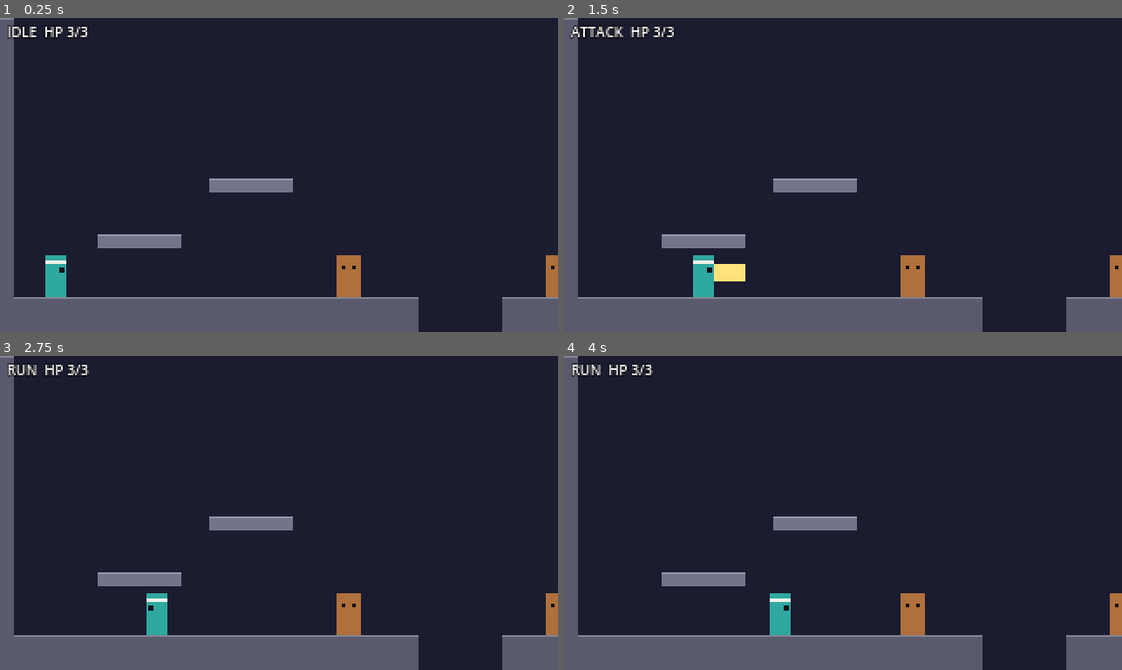
Above: before the commit, frames 1-4 (two rows, left to right).
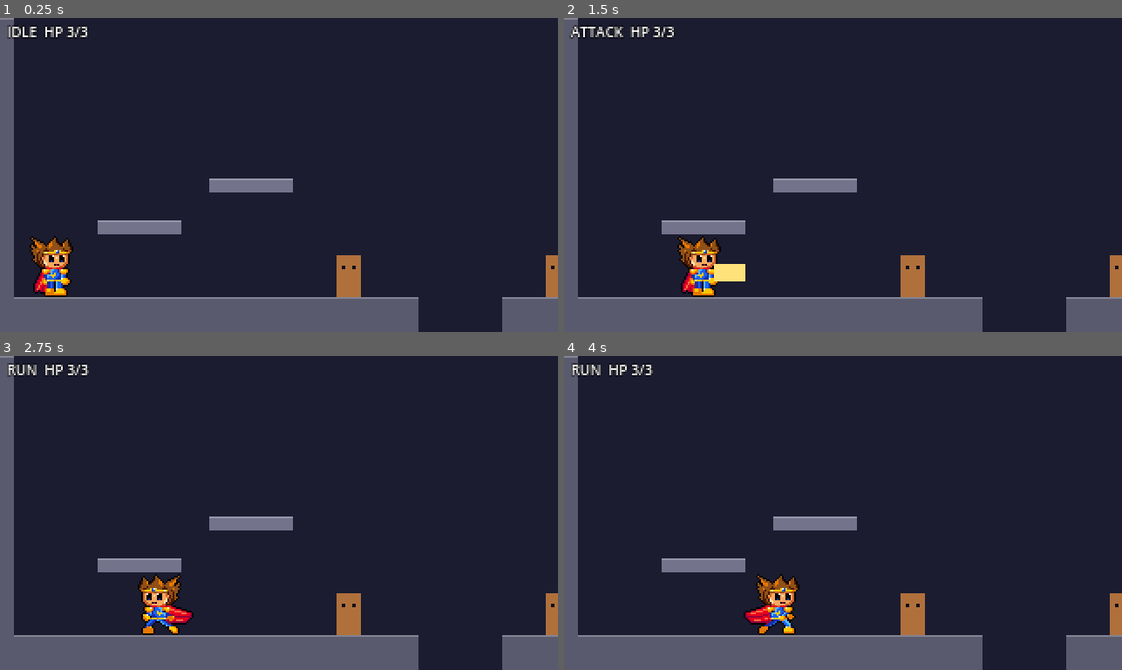
Above: after the commit, the same moments.

Repository: nujabes1338/roguelite
Game: Godot game, scene res://scenes/rooms/greybox/test_room.tscn
The game is run twice, just before and just after one commit, with the same random seed, the same clock (stepped at 60 frames per second) and the same inputs.
Inputs (mouse positions are in pixels of both pictures, inside the frame that each line leads up to):
- Up to frame 1 (0.25 s): no input
- Up to frame 2 (1.5 s): tap Enter at 0.5 s; move the mouse to (965, 159) at 0.52 s; hold Right (move_right) from 0.53 s (still down); tap X (attack) at 0.6, 1.35 s; click (965, 159) at 0.67 s; tap Z (jump) at 0.77 s; move the mouse to (731, 190) at 1.27 s
- Up to frame 3 (2.75 s): tap Z (jump) at 1.52 s; move the mouse to (334, 443) at 2.02 s; release Right (move_right) at 2.03 s; hold Left (move_left) from 2.03 s (still down); tap X (attack) at 2.1 s
- Up to frame 4 (4 s): move the mouse to (815, 575) at 2.77 s; release Left (move_left) at 2.78 s; hold Right (move_right) from 2.78 s (still down); tap X (attack) at 2.85, 3.6 s; click (815, 575) at 2.92 s; tap Z (jump) at 3.02, 3.77 s; move the mouse to (1010, 560) at 3.52 s

The runs differ from the first frame. In frame 1, 2.5% of the frame differs, in the area x 5-33%, y 64-89%; in frame 2, 2.2%; in frame 3, 2.4%; in frame 4, 2.6%, in the area x 17-43%, y 64-89%.

Commit message:
Swap placeholder hero for knight idle/run sprites
- AnimatedSprite2D with idle (5 fps, short blink) and run (10 fps) in
  art/hero/knight/knight_sprite_frames.tres; other states hold idle frame 0
- Sprite feet (frame row 44) aligned to the collision box bottom, flipped
  when facing left
- body_size 12x24 -> 12x32 to match the 35 px tall art; low platform raised
  8 px so the taller body still fits underneath

Co-authored-by: nujabes1338 <nujabes1338@users.noreply.github.com>

Diff:
--- /dev/null
+++ b/art/hero/knight/knight_sprite_frames.tres
@@ -0,0 +1,87 @@
+[gd_resource type="SpriteFrames" load_steps=13 format=3]
+
+[ext_resource type="Texture2D" path="res://art/hero/knight/idle.png" id="1_idle"]
+[ext_resource type="Texture2D" path="res://art/hero/knight/run.png" id="2_run"]
+
+[sub_resource type="AtlasTexture" id="AtlasTexture_idle0"]
+atlas = ExtResource("1_idle")
+region = Rect2(0, 0, 48, 48)
+
+[sub_resource type="AtlasTexture" id="AtlasTexture_idle1"]
+atlas = ExtResource("1_idle")
+region = Rect2(48, 0, 48, 48)
+
+[sub_resource type="AtlasTexture" id="AtlasTexture_idle2"]
+atlas = ExtResource("1_idle")
+region = Rect2(96, 0, 48, 48)
+
+[sub_resource type="AtlasTexture" id="AtlasTexture_idle3"]
+atlas = ExtResource("1_idle")
+region = Rect2(144, 0, 48, 48)
+
+[sub_resource type="AtlasTexture" id="AtlasTexture_run0"]
+atlas = ExtResource("2_run")
+region = Rect2(0, 0, 48, 48)
+
+[sub_resource type="AtlasTexture" id="AtlasTexture_run1"]
+atlas = ExtResource("2_run")
+region = Rect2(48, 0, 48, 48)
+
+[sub_resource type="AtlasTexture" id="AtlasTexture_run2"]
+atlas = ExtResource("2_run")
+region = Rect2(96, 0, 48, 48)
+
+[sub_resource type="AtlasTexture" id="AtlasTexture_run3"]
+atlas = ExtResource("2_run")
+region = Rect2(144, 0, 48, 48)
+
+[sub_resource type="AtlasTexture" id="AtlasTexture_run4"]
+atlas = ExtResource("2_run")
+region = Rect2(192, 0, 48, 48)
+
+[sub_resource type="AtlasTexture" id="AtlasTexture_run5"]
+atlas = ExtResource("2_run")
+region = Rect2(240, 0, 48, 48)
+
+[resource]
+animations = [{
+"frames": [{
+"duration": 2.0,
+"texture": SubResource("AtlasTexture_idle0")
+}, {
+"duration": 2.0,
+"texture": SubResource("AtlasTexture_idle1")
+}, {
+"duration": 2.0,
+"texture": SubResource("AtlasTexture_idle2")
+}, {
+"duration": 1.0,
+"texture": SubResource("AtlasTexture_idle3")
+}],
+"loop": true,
+"name": &"idle",
+"speed": 5.0
+}, {
+"frames": [{
+"duration": 1.0,
+"texture": SubResource("AtlasTexture_run0")
+}, {
+"duration": 1.0,
+"texture": SubResource("AtlasTexture_run1")
+}, {
+"duration": 1.0,
+"texture": SubResource("AtlasTexture_run2")
+}, {
+"duration": 1.0,
+"texture": SubResource("AtlasTexture_run3")
+}, {
+"duration": 1.0,
+"texture": SubResource("AtlasTexture_run4")
+}, {
+"duration": 1.0,
+"texture": SubResource("AtlasTexture_run5")
+}],
+"loop": true,
+"name": &"run",
+"speed": 10.0
+}]
--- a/data/player/player_tuning.tres
+++ b/data/player/player_tuning.tres
@@ -4,7 +4,7 @@
 
 [resource]
 script = ExtResource("1_tuning")
-body_size = Vector2(12, 24)
+body_size = Vector2(12, 32)
 hurtbox_inset = 2.0
 run_speed = 100.0
 ground_acceleration = 900.0
--- a/scenes/rooms/greybox/test_room.tscn
+++ b/scenes/rooms/greybox/test_room.tscn
@@ -36,7 +36,7 @@
 size = Vector2(184, 20)
 
 [node name="PlatformLow" type="StaticBody2D" parent="Geometry"]
-position = Vector2(56, 124)
+position = Vector2(56, 116)
 script = ExtResource("2_block")
 size = Vector2(48, 8)
 color = Color(0.45, 0.45, 0.55, 1)
--- a/src/player/player.gd
+++ b/src/player/player.gd
@@ -1,8 +1,9 @@
 class_name Player
 extends CharacterBody2D
 ## Side-scrolling hero controller. The origin is at the feet (bottom centre).
-## Every feel constant comes from [member tuning]; visuals are placeholder
-## rectangles until the hero sprite is final.
+## Every feel constant comes from [member tuning]. Only idle and run have art so
+## far; other states hold the first idle frame, and the sword and pogo blades
+## are drawn as placeholder rectangles.
 
 signal state_changed(previous: State, current: State)
 signal jumped(used_coyote: bool, used_buffer: bool)
@@ -14,11 +15,8 @@
 
 enum State { IDLE, RUN, JUMP, FALL, ATTACK, JUMP_ATTACK, POGO, HURT, DEAD }
 
-const BODY_COLOR := Color("2fa8a0")
-const HURT_COLOR := Color("e05a5a")
-const DEAD_COLOR := Color("4a4a58")
-const HEADBAND_COLOR := Color("f2f2e8")
-const EYE_COLOR := Color("101018")
+const HURT_TINT := Color("ff8080")
+const DEAD_TINT := Color("60606c")
 const BLADE_COLOR := Color("ffe27a")
 const HILT_COLOR := Color("c08a3a")
 const MAX_QUERY_RESULTS := 8
@@ -40,6 +38,7 @@
 var _query := PhysicsShapeQueryParameters2D.new()
 
 @onready var _collision: CollisionShape2D = $CollisionShape2D
+@onready var _sprite: AnimatedSprite2D = $Sprite
 
 
 func _ready() -> void:
@@ -84,6 +83,7 @@
 		_after_move()
 
 	modulate.a = 0.35 if _invincible_timer > 0.0 and posmod(int(_invincible_timer * 15.0), 2) == 1 else 1.0
+	_update_sprite()
 	queue_redraw()
 
 
@@ -332,24 +332,32 @@
 	return found
 
 
+func _update_sprite() -> void:
+	_sprite.flip_h = facing < 0
+	match state:
+		State.IDLE:
+			_sprite.play(&"idle")
+		State.RUN:
+			_sprite.play(&"run")
+		State.JUMP, State.FALL, State.ATTACK, State.JUMP_ATTACK, State.POGO, State.HURT, State.DEAD:
+			_sprite.animation = &"idle"
+			_sprite.frame = 0
+			_sprite.pause()
+	if state == State.HURT:
+		_sprite.modulate = HURT_TINT
+	elif state == State.DEAD:
+		_sprite.modulate = DEAD_TINT
+	else:
+		_sprite.modulate = Color.WHITE
+
+
 func _draw() -> void:
-	var body := tuning.body_size
-	var color := BODY_COLOR
-	if state == State.HURT:
-		color = HURT_COLOR
-	elif state == State.DEAD:
-		color = DEAD_COLOR
-	draw_rect(Rect2(Vector2(-body.x * 0.5, -body.y), body), color)
-	draw_rect(Rect2(-body.x * 0.5, -body.y + 3.0, body.x, 2.0), HEADBAND_COLOR)
-	var eye_x := body.x * 0.5 - 4.0 if facing > 0 else -body.x * 0.5 + 1.0
-	draw_rect(Rect2(eye_x, -body.y + 7.0, 3.0, 3.0), EYE_COLOR)
-
 	if state == State.ATTACK or state == State.JUMP_ATTACK:
 		var offset := Vector2(tuning.attack_hitbox_offset.x * facing, tuning.attack_hitbox_offset.y)
 		if is_sword_active():
 			draw_rect(_centered_rect(tuning.attack_hitbox_size, offset), BLADE_COLOR)
 		else:
-			draw_rect(_centered_rect(Vector2(4.0, 3.0), Vector2(body.x * 0.5 * facing, offset.y)), HILT_COLOR)
+			draw_rect(_centered_rect(Vector2(4.0, 3.0), Vector2(tuning.body_size.x * 0.5 * facing, offset.y)), HILT_COLOR)
 	elif state == State.POGO:
 		draw_rect(_centered_rect(tuning.pogo_hitbox_size, tuning.pogo_hitbox_offset), BLADE_COLOR)
 
--- a/src/player/player.tscn
+++ b/src/player/player.tscn
@@ -1,15 +1,23 @@
-[gd_scene load_steps=4 format=3]
+[gd_scene load_steps=5 format=3]
 
 [ext_resource type="Script" path="res://src/player/player.gd" id="1_player"]
 [ext_resource type="Resource" path="res://data/player/player_tuning.tres" id="2_tuning"]
+[ext_resource type="SpriteFrames" path="res://art/hero/knight/knight_sprite_frames.tres" id="3_frames"]
 
 [sub_resource type="RectangleShape2D" id="RectangleShape2D_body"]
-size = Vector2(12, 24)
+size = Vector2(12, 32)
 
 [node name="Player" type="CharacterBody2D"]
 script = ExtResource("1_player")
 tuning = ExtResource("2_tuning")
 
 [node name="CollisionShape2D" type="CollisionShape2D" parent="."]
-position = Vector2(0, -12)
+position = Vector2(0, -16)
 shape = SubResource("RectangleShape2D_body")
+
+[node name="Sprite" type="AnimatedSprite2D" parent="."]
+show_behind_parent = true
+position = Vector2(0, -21)
+sprite_frames = ExtResource("3_frames")
+animation = &"idle"
+autoplay = "idle"
Binary file added: art/hero/knight/idle.png
Not shown, added: art/hero/knight/idle.png.import
Binary file added: art/hero/knight/run.png
Not shown, added: art/hero/knight/run.png.import
Not shown, removed: art/.gitkeep
